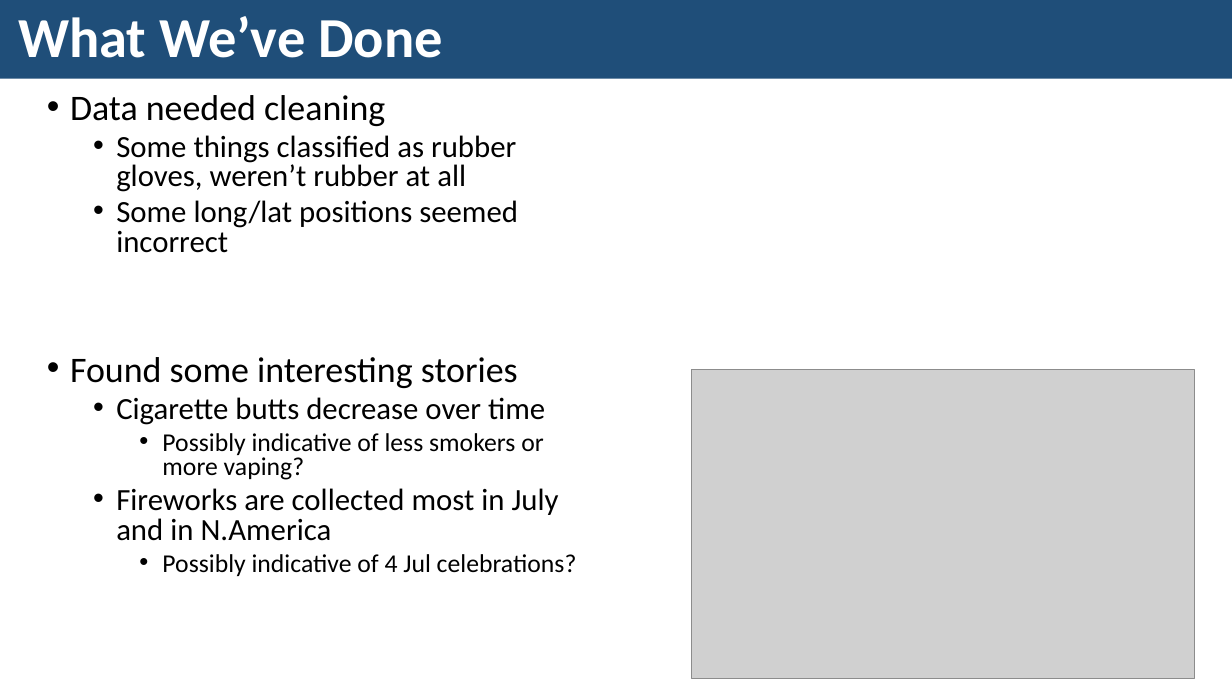
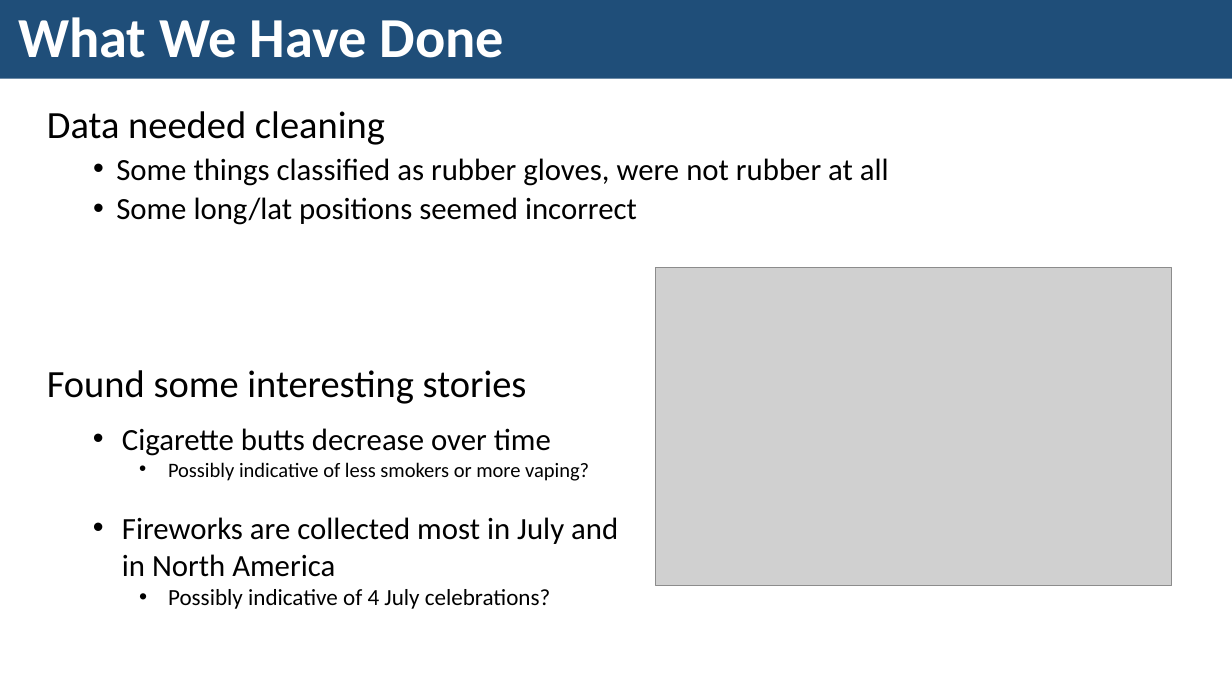
Before and after one commit to KarenJewell/CMM507-Group2, a slide deck: slide 5 of Group2Presentation.pptx (slide 4 before the commit). Drawn at 1232x693 pixels with LibreOffice and Linux fonts; fonts in the diff are those of the drawing; grey boxes stand for pictures. Boxes give left, top, right and bottom in pixels: in the first picture for what was removed or moved away, otherwise in the second. Text is boxed around its words. In the diff, an @@ line names an element or a change of style, - is before the commit and + after.

```diff
--- a/Group2Presentation.pptx
+++ b/Group2Presentation.pptx
@@ title at [18, 17, 505, 58]: text changed @@
-What We’ve Done
+What We Have Done
@@ text "Data needed cleaning": place and size @@
-text "Data needed cleaning" at [70, 95, 577, 576]
+text "Data needed cleaning" at [47, 111, 889, 225]
@@ text at [47, 111, 637, 225]: size 28 to 30 pt in "Data needed cleaning"; bullet • to none; line spacing 0.8 to 0.9 @@
@@ text at [116, 158, 889, 186]: text changed @@
-  • Some things classified as rubber gloves, weren’t rubber at all
+  • Some things classified as rubber gloves, were not rubber at all
@@ picture: place and size @@
-picture at [692, 370, 1195, 679]
+picture at [656, 267, 1173, 586]
@@ text at [70, 357, 577, 576]: paragraphs removed @@
-• Found some interesting stories
-  • Cigarette butts decrease over time
-    • Possibly indicative of less smokers or more vaping?
-  • Fireworks are collected most in July and in N.America
-    • Possibly indicative of 4 Jul celebrations?
@@ text added at [47, 370, 618, 609], 24 pt, text #000000 @@
+Found some interesting stories
+  • Cigarette butts decrease over time
+    • Possibly indicative of less smokers or more vaping?
+  • Fireworks are collected most in July and in North America
+    • Possibly indicative of 4 July celebrations?
```
Also in this commit, not shown: 3 other slides changed, 2 slides added, 1 slide removed.
